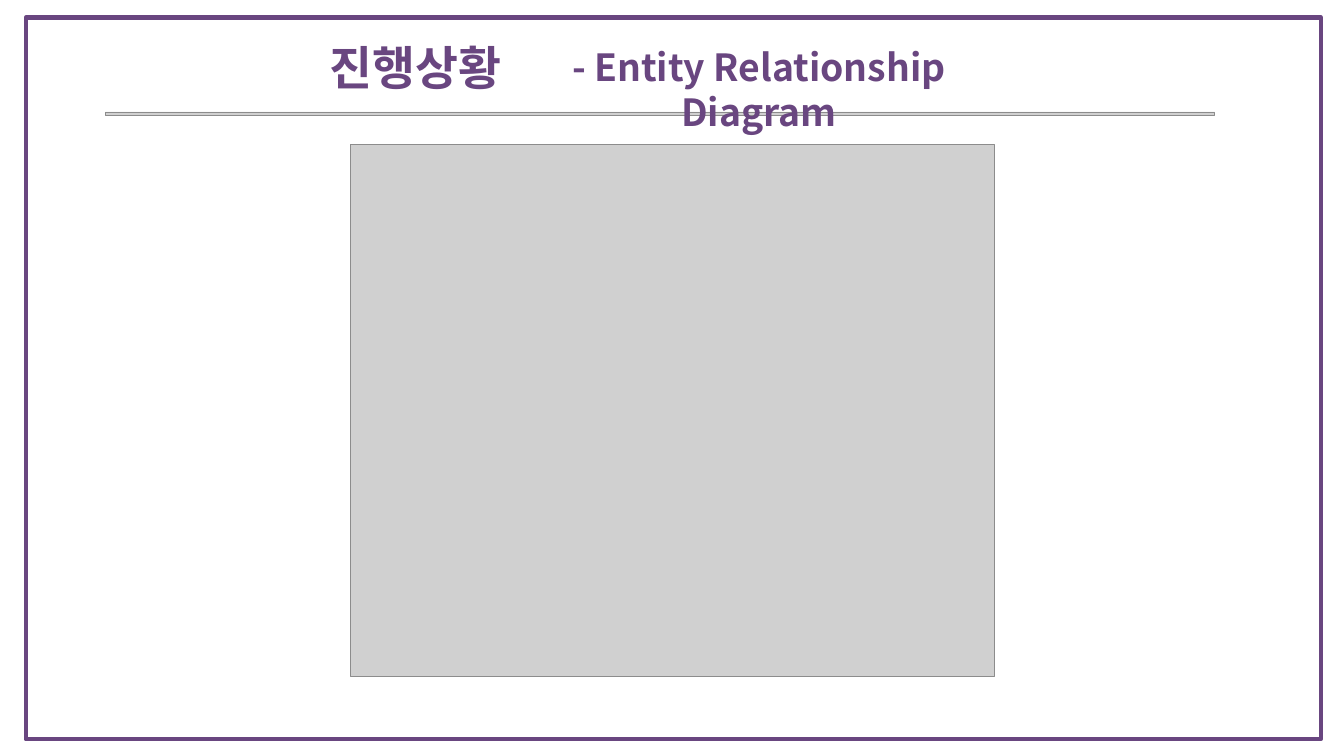
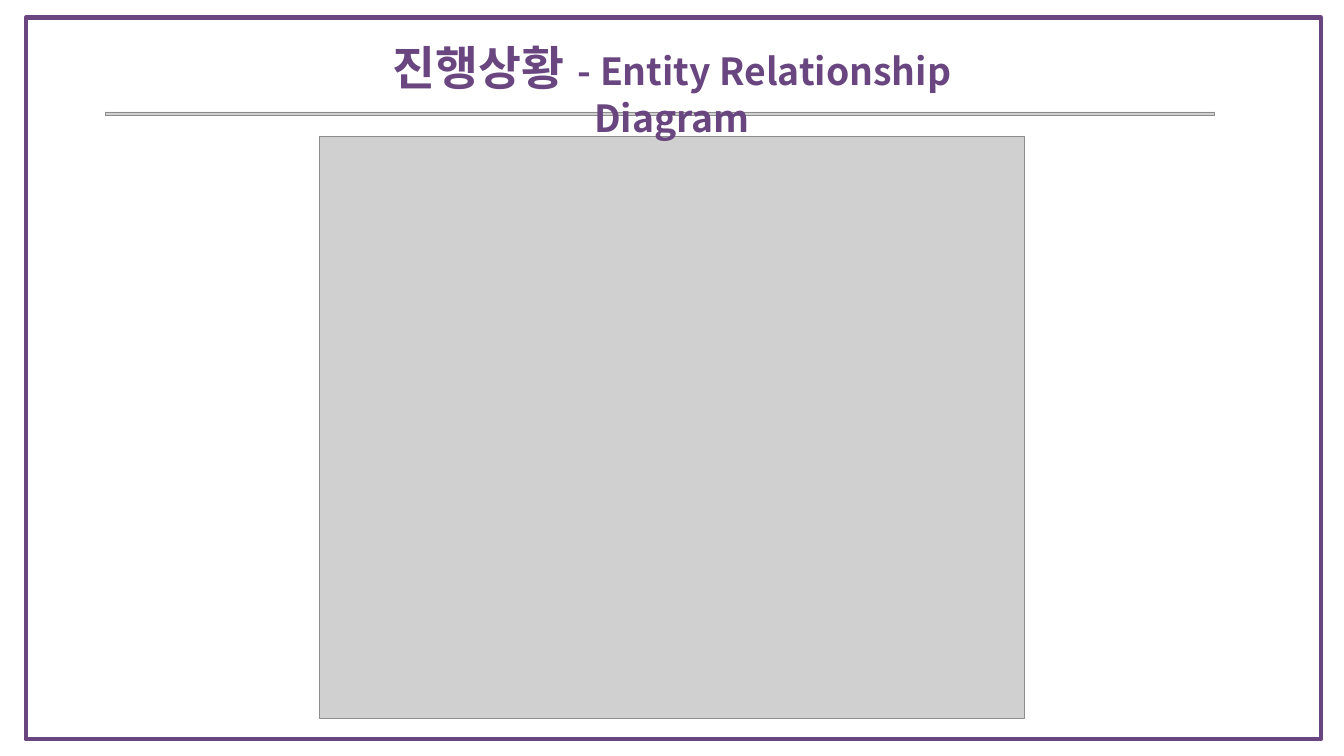
Before and after one commit to bitnarii/YMPM, a slide deck: slide 11 of 기획서/5조 Fit-back.pptx. Drawn at 1344x756 pixels with LibreOffice and Linux fonts; fonts in the diff are those of the drawing; grey boxes stand for pictures. Boxes give left, top, right and bottom in pixels: in the first picture for what was removed or moved away, otherwise in the second. Text is boxed around its words. In the diff, an @@ line names an element or a change of style, - is before the commit and + after.

```diff
--- a/기획서/5조 Fit-back.pptx
+++ b/기획서/5조 Fit-back.pptx
@@ text at [393, 45, 951, 142]: text changed; size 50 to 40 pt @@
-진행상황
+진행상황 - Entity Relationship Diagram
@@ text removed at [594, 51, 946, 135] @@
-- Entity Relationship Diagram
@@ picture: place and size @@
-picture at [351, 144, 995, 676]
+picture at [320, 136, 1025, 718]
```
Also in this commit, not shown: 9 other slides changed.
